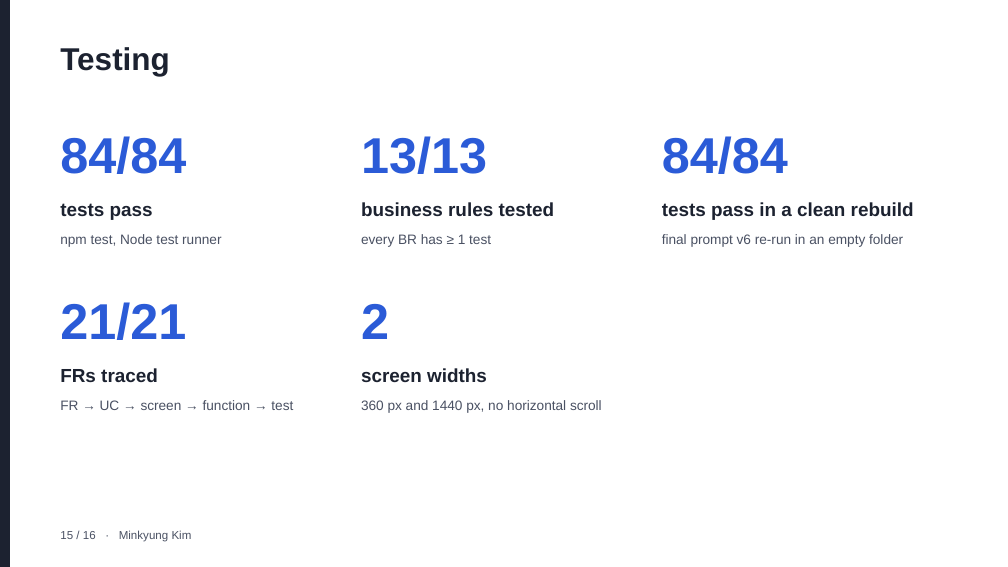
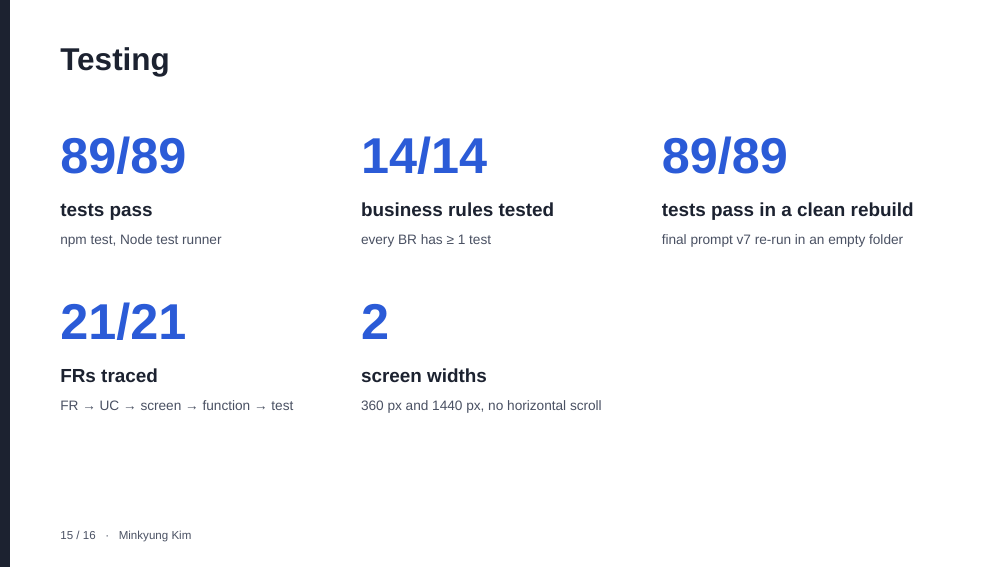
Before and after one commit to keemlogan/shiftswap, a slide deck: slide 15 of presentation/ShiftSwap-Team7.pptx. Drawn at 1008x567 pixels with LibreOffice and Linux fonts; fonts in the diff are those of the drawing. Boxes give left, top, right and bottom in pixels: in the first picture for what was removed or moved away, otherwise in the second. Text is boxed around its words. In the diff, an @@ line names an element or a change of style, - is before the commit and + after.

```diff
--- a/presentation/ShiftSwap-Team7.pptx
+++ b/presentation/ShiftSwap-Team7.pptx
@@ text at box(60, 136, 186, 174): text changed @@
-84/84
+89/89
@@ text at box(361, 136, 487, 174): text changed @@
-13/13
+14/14
@@ text at box(662, 136, 788, 174): text changed @@
-84/84
+89/89
@@ text at box(662, 234, 903, 247): text changed @@
-final prompt v6 re-run in an empty folder
+final prompt v7 re-run in an empty folder
```
Also in this commit, not shown: 4 other slides changed, 58 other files.
